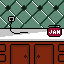
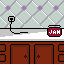
The second 64×64 image is a revision of the first. Changes to its layers:
pixels changed over [0, 0, 64, 30] (layer not identified)
